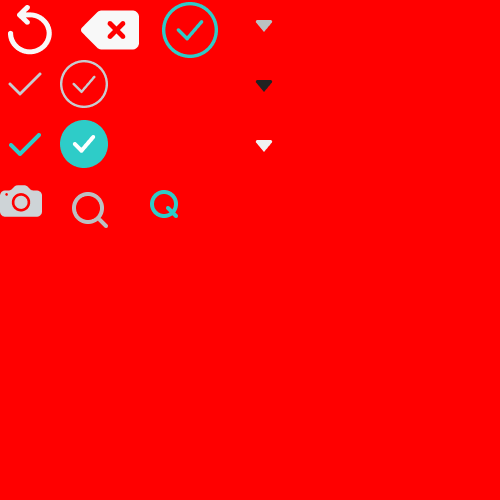
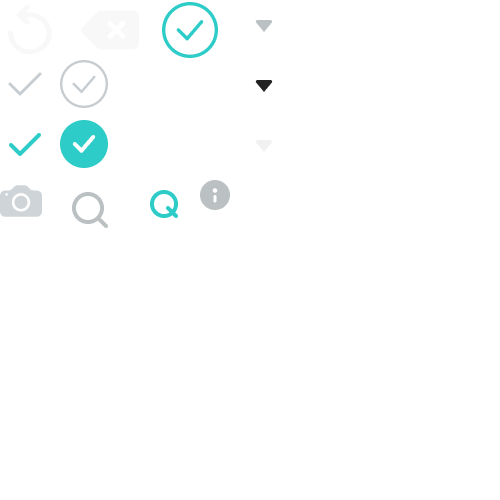
The second 500px x 500px image is a revision of the first. Changes to its layers:
added group "그룹 1" (1st of 9) with 2 layers above "그룹 1" over [200, 180, 230, 210]
added layer "레이어 1" (1st of 13, in "그룹 1") in group "그룹 1" over [200, 180, 230, 210]
hid "레이어 2" (2nd of 10, in "그룹 1") over [140, 180, 188, 228]
hid "배경" over [0, 0, 500, 500]
